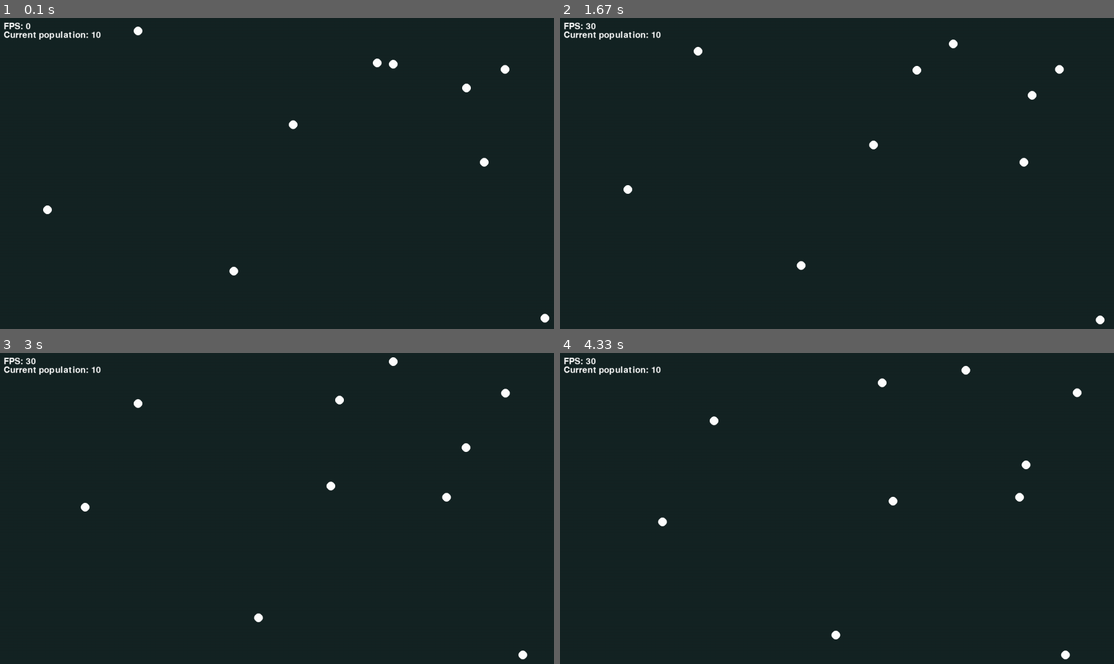
Above: before the commit, frames 1-4 (two rows, left to right).
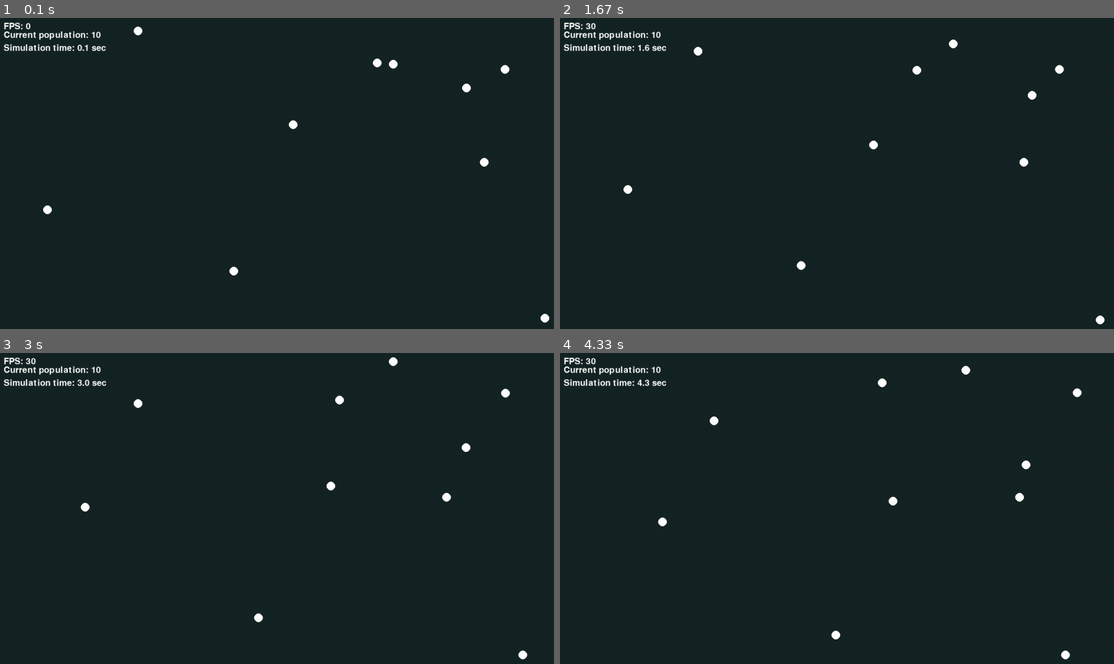
Above: after the commit, the same moments.

Repository: darceno/lifebox-simulator
Game: pygame game, started from src/main.py
Same seed, same stepped clock (60 frames per second), same inputs: the game is played once before the commit and once after it.
Inputs:
- Up to frame 1 (0.1 s): no input
- Up to frame 2 (1.67 s): no input
- Up to frame 3 (3 s): no input
- Up to frame 4 (4.33 s): no input

The runs differ from the first frame. In frame 1, 0.2% of the frame differs, in the area x 0-20%, y 8-11%; in frame 2, 0.2%; in frame 3, 0.2%; in frame 4, 0.2%.

Commit message:
Add simulation time to info display

Diff:
--- a/src/main.py
+++ b/src/main.py
@@ -148,17 +148,26 @@
                     self.organisms[i].collision_abilities(self.organisms[j])
 
     def info_display(self):
+        current_time = time.time() - self.time
         self.font = pygame.font.SysFont(None, font_size)
         self.population = len(self.organisms)
         self.frames = int(clock.get_fps())
         FPS_counter = self.font.render(f"FPS: {self.frames}",  anti_aliasing, font_color)
         population_counter = self.font.render(f"Current population: {self.population}", anti_aliasing, font_color)
+        simulation_time = self.font.render(f"Simulation time: {'%.1f' % (current_time)} sec", anti_aliasing, font_color)
         if show_FPS:
             screen.blit(FPS_counter, (10, 10))
         if show_population and show_FPS:
             screen.blit(population_counter, (10, font_size))
         if show_population and not show_FPS:
             screen.blit(population_counter, (10, 10))
+        if show_time and show_FPS and show_population:
+            screen.blit(simulation_time, (10, font_size*2))
+        if show_time and show_population and not show_FPS:
+            screen.blit(simulation_time, (10, font_size))
+        if show_time and not show_population and not show_FPS:
+            screen.blit(simulation_time, (10, 10))
+
 
     def update_screen(self):
         for organism in self.organisms:
@@ -166,8 +175,6 @@
             organism.genetic_abilities()
         self.check_collisions()
         self.check_if_alive()
-        current_time = time.time() - self.time
-        #print(f"simulation time: {'%.2f' % (current_time)}")
 
         pygame.display.update()
 
--- a/src/settings.py
+++ b/src/settings.py
@@ -22,3 +22,4 @@
 anti_aliasing = True # default = True
 show_FPS = True # default = True
 show_population = True # default = True
+show_time = True # defatult = True
